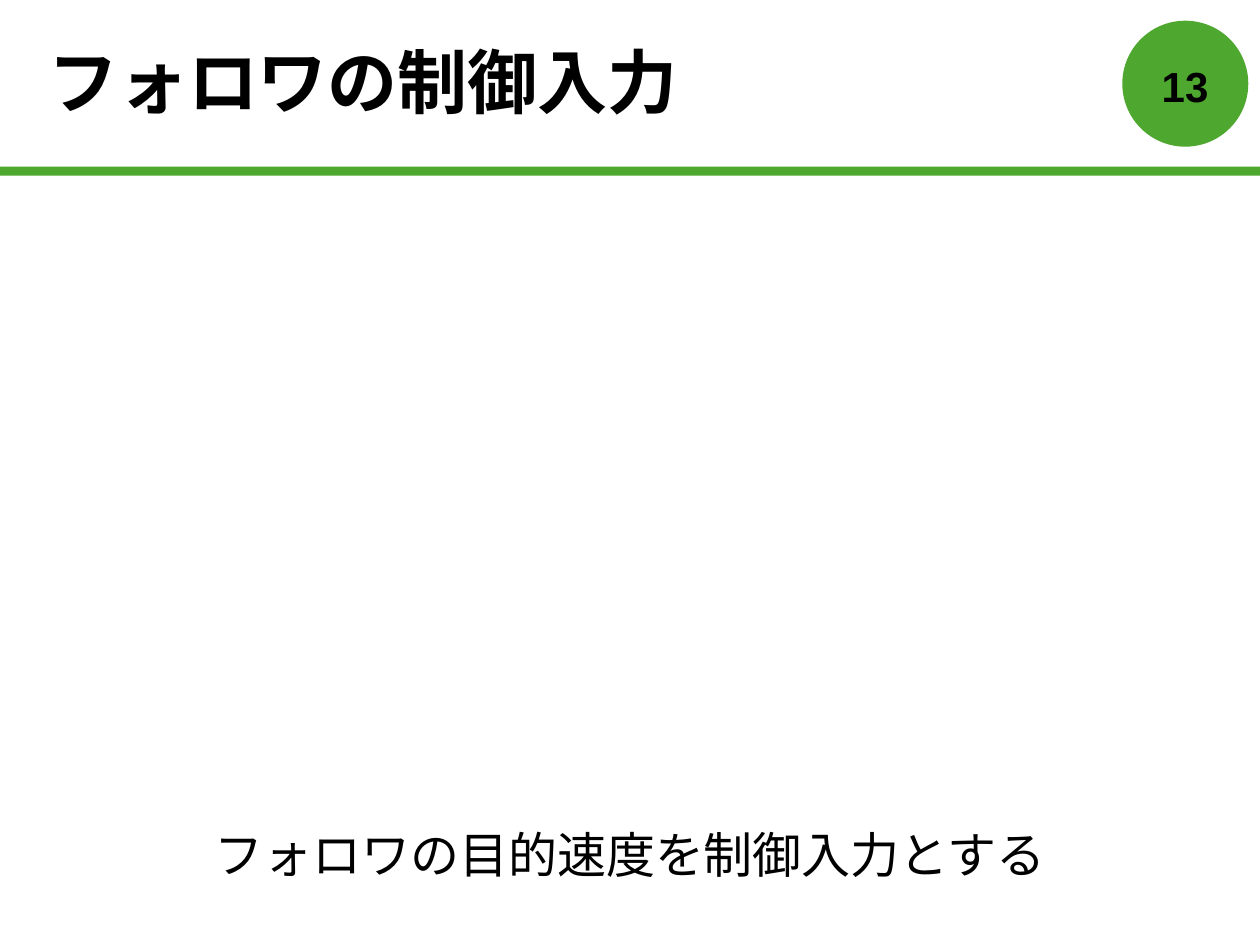
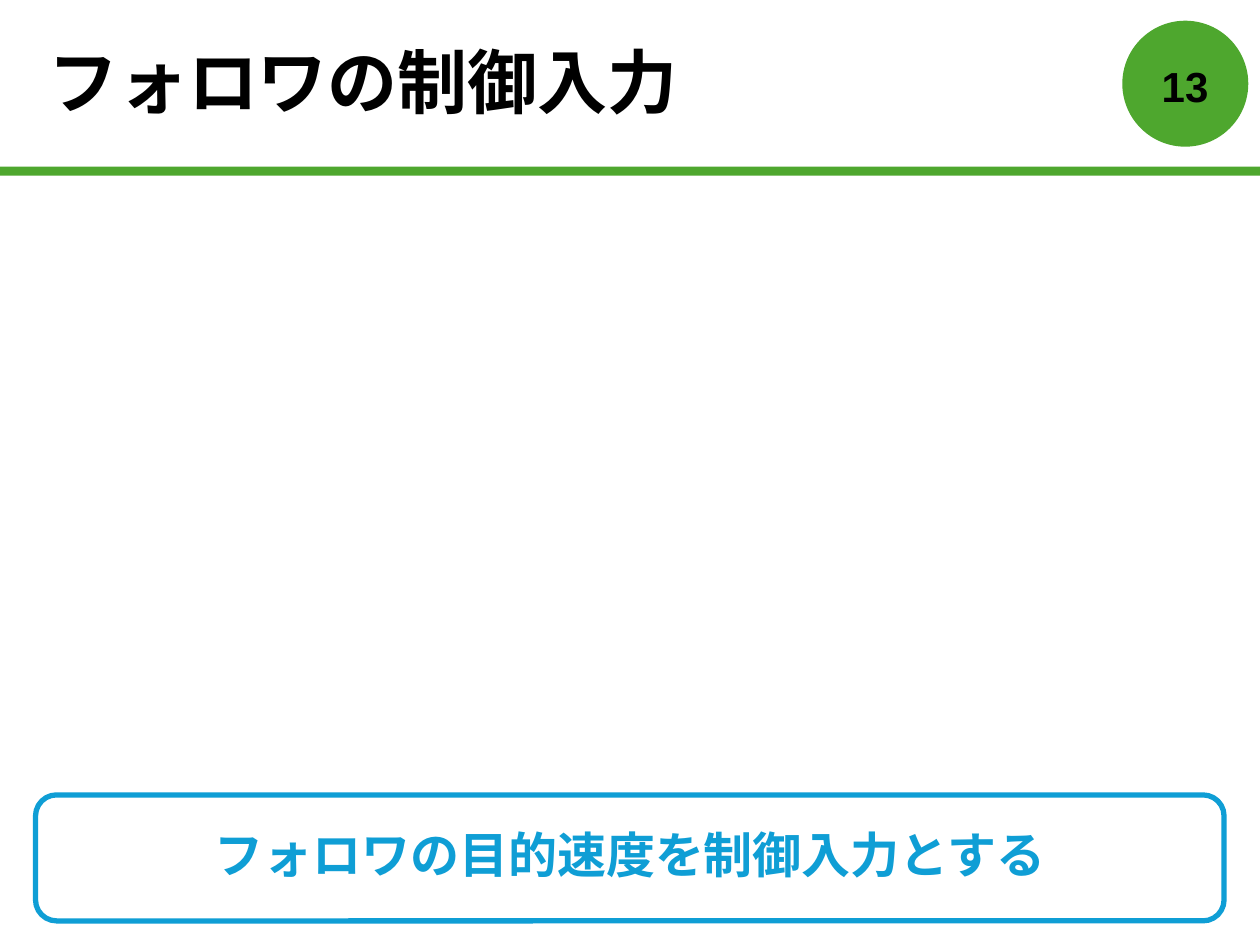
Before and after one commit to forest-book/MatlabLOSFormation, a slide deck: slide 14 of 森本皓斗.pptx. Drawn at 1260x945 pixels with LibreOffice and Linux fonts; fonts in the diff are those of the drawing. Boxes give left, top, right and bottom in pixels: in the first picture for what was removed or moved away, otherwise in the second. Text is boxed around its words. In the diff, an @@ line names an element or a change of style, - is before the commit and + after.

```diff
--- a/森本皓斗.pptx
+++ b/森本皓斗.pptx
@@ text "フォロワの目的速度を制御入力とする" at bbox=[215, 831, 1045, 878]: text colour #000000 to #0F9ED5, bold on @@
@@ rounded rectangle added at bbox=[35, 795, 1223, 921], outline #0F9ED5 3 pt @@
```
Also in this commit, not shown: 1 other slide changed.
